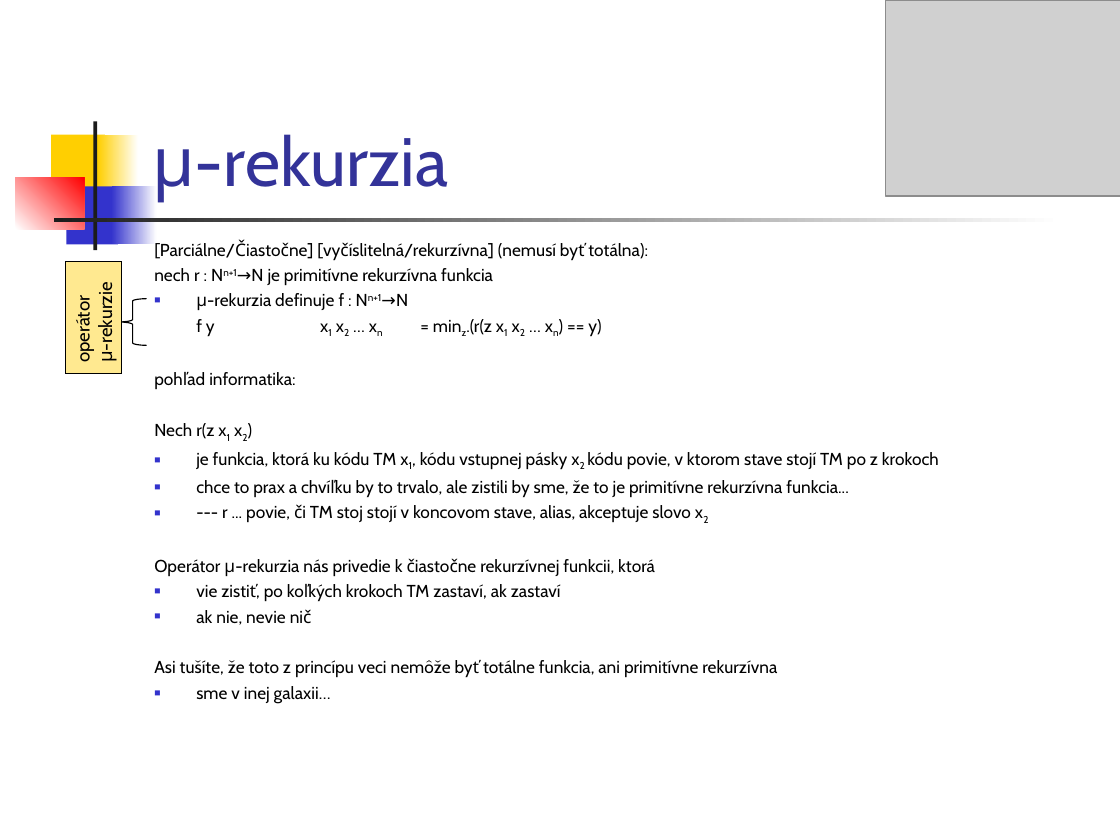
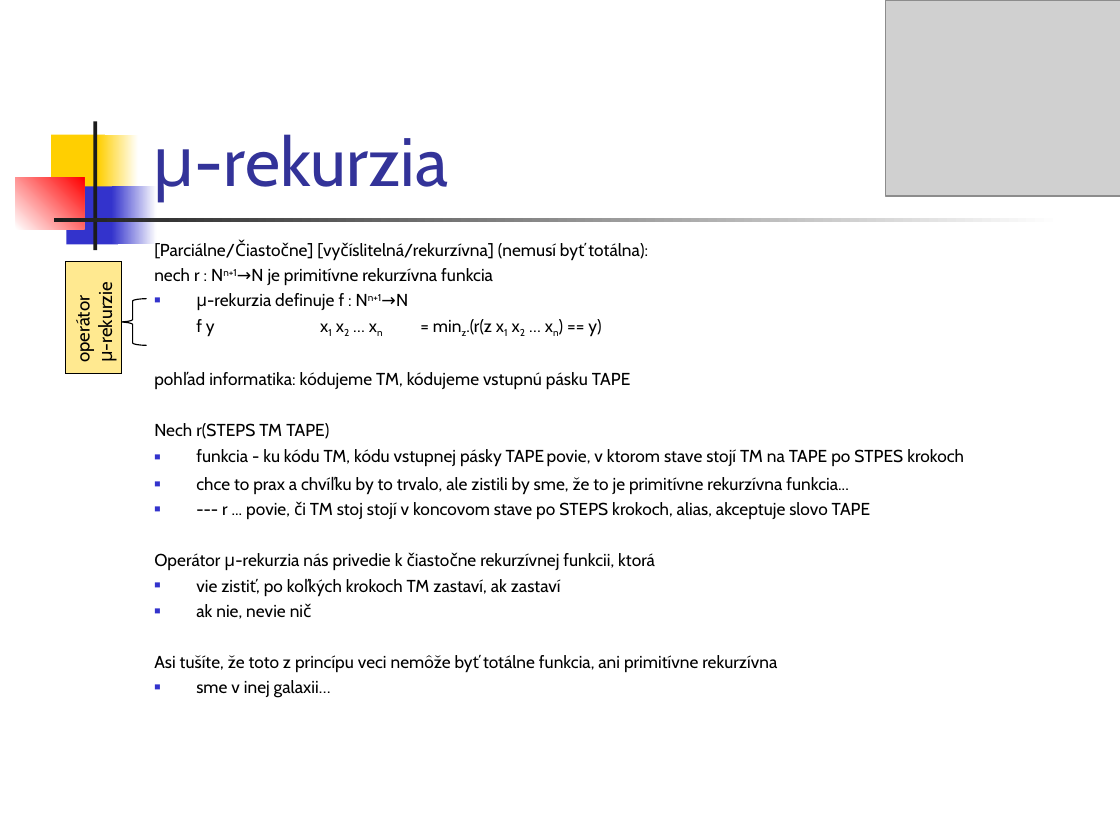
Before and after one commit to Funkcionalne/Prednasky, a slide deck: slide 14 of 07/07_dB_fpro.ppt. Drawn at 1120x840 pixels with LibreOffice and Linux fonts; fonts in the diff are those of the drawing; grey boxes stand for pictures. Boxes give left, top, right and bottom in pixels: in the first picture for what was removed or moved away, otherwise in the second. Text is boxed around its words. In the diff, an @@ line names an element or a change of style, - is before the commit and + after.

```diff
--- a/07/07_dB_fpro.ppt
+++ b/07/07_dB_fpro.ppt
@@ text at <box>154,372,964,466</box>: text changed @@
-pohľad informatika:
-Nech r(z x1 x2)
-■ je funkcia, ktorá ku kódu TM x1, kódu vstupnej pásky x2 kódu povie, v ktorom stave stojí TM po z krokoch
+pohľad informatika: kódujeme TM, kódujeme vstupnú pásku TAPE
+Nech r(STEPS TM TAPE)
+■ funkcia - ku kódu TM, kódu vstupnej pásky TAPE povie, v ktorom stave stojí TM na TAPE po STPES krokoch
@@ text at <box>222,502,871,520</box>: text changed @@
-■ --- r ... povie, či TM stoj stojí v koncovom stave, alias, akceptuje slovo x2
+■ --- r ... povie, či TM stoj stojí v koncovom stave po STEPS krokoch, alias, akceptuje slovo TAPE
```
Also in this commit, not shown: 5 other slides changed, 5 other files.
